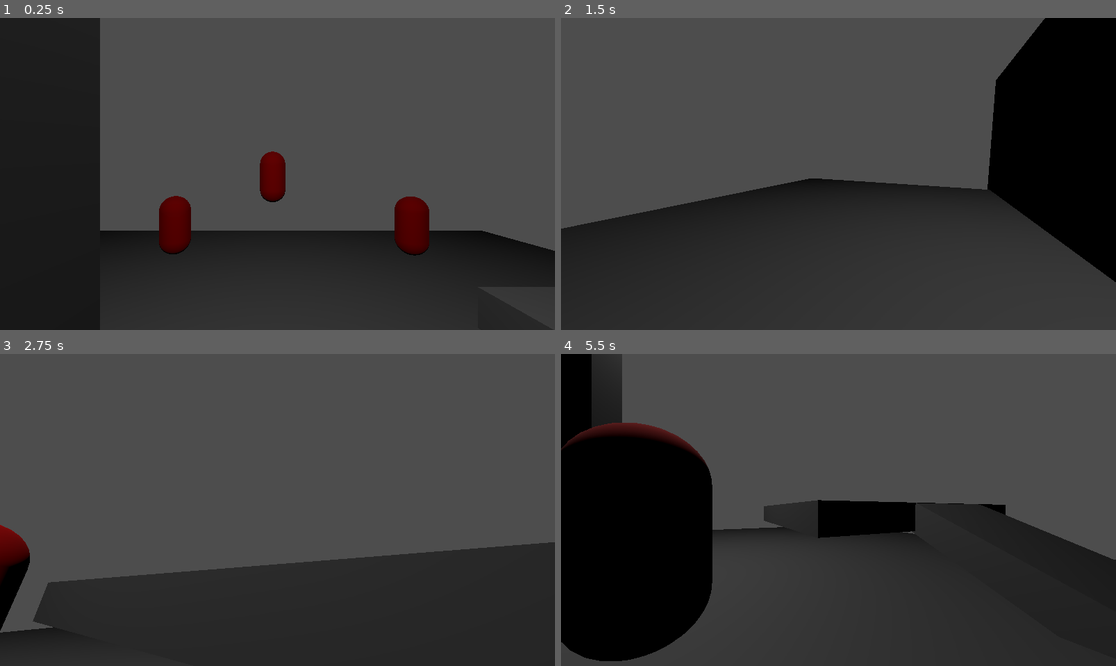
Above: before the commit, frames 1-4 (two rows, left to right).
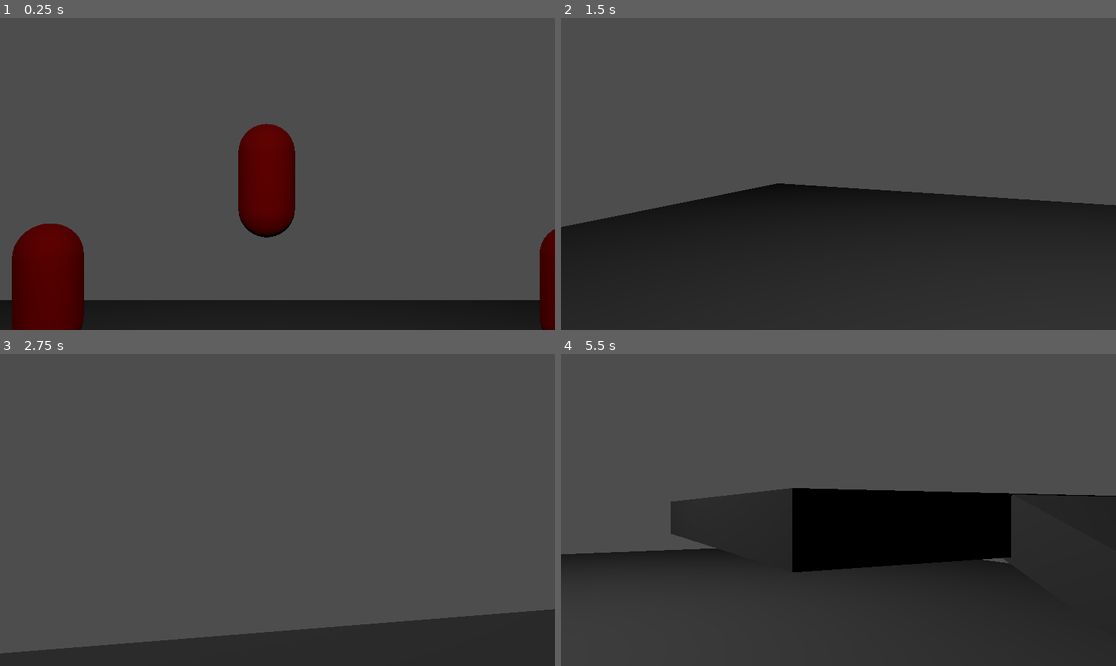
Above: after the commit, the same moments.

Repository: EstebanGonzalez20/Shattered-Echoes
Game: Godot game, scene res://Testing/Enemies_AI/test_enemies.tscn
Two runs of this game, one before a commit and one after it. Both use one fixed random seed, a clock stepped at 60 frames per second and the inputs below.
Inputs (mouse positions are in pixels of both pictures, inside the frame that each line leads up to):
- Up to frame 1 (0.25 s): no input
- Up to frame 2 (1.5 s): move the mouse to (866, 174) at 0.52 s; hold W (move_forward) from 0.53 s (still down); click (866, 174) at 0.6 s; tap Space (jump) at 0.77 s; move the mouse to (810, 174) at 1.27 s; right-click (810, 174) at 1.35 s
- Up to frame 3 (2.75 s): keep holding W (move_forward); tap Space (jump) at 1.52 s; move the mouse to (288, 503) at 2.02 s; click (288, 503) at 2.1 s
- Up to frame 4 (5.5 s): keep holding W (move_forward); move the mouse to (832, 516) at 2.77 s; right-click (832, 516) at 2.85 s; tap Space (jump) at 3.02, 3.77, 4.52 s; move the mouse to (877, 513) at 3.52 s; click (877, 513) at 3.6 s; move the mouse to (794, 506) at 4.27 s; right-click (794, 506) at 4.35 s; move the mouse to (844, 510) at 5.02 s; click (844, 510) at 5.1 s

The runs differ from the first frame. In frame 1, 39% of the frame differs, in the area x 0-100%, y 0-100%; in frame 2, 16%; in frame 3, 22%; in frame 4, 33%.

Commit message:
feature: xdddd

Diff:
--- a/Content/Characters/player.tscn
+++ b/Content/Characters/player.tscn
@@ -16,6 +16,7 @@
 [ext_resource type="Script" uid="uid://ckn4rlnpkmfxs" path="res://Engine/Components/Resource/Stadistics/health.gd" id="12_lidmn"]
 [ext_resource type="Script" uid="uid://du6uxk4qcsk8" path="res://Engine/Components/Resource/Stadistics/healing.gd" id="14_0awg1"]
 [ext_resource type="Script" uid="uid://bvugimqgg43aw" path="res://Engine/Components/Node/hurtbox.gd" id="14_ec6tw"]
+[ext_resource type="Script" uid="uid://daw3j3frmisye" path="res://Engine/Components/Node/Gameplay/Inventory.gd" id="17_jdigc"]
 
 [sub_resource type="Resource" id="Resource_piaqt"]
 script = ExtResource("5_jdigc")
@@ -88,6 +89,7 @@
 transform = Transform3D(1, 0, 0, 0, 1, 0, 0, 0, 1, 0, 0.5, 0)
 
 [node name="Camera3D" type="Camera3D" parent="Head" unique_id=1375604234]
+fov = 37.849285
 
 [node name="EntityComponent" type="Node" parent="." unique_id=486308515]
 script = ExtResource("1_pku2s")
@@ -99,6 +101,9 @@
 [node name="Hurtbox" type="Node" parent="EntityComponent" unique_id=85451404]
 script = ExtResource("14_ec6tw")
 
+[node name="Inventory" type="Node" parent="EntityComponent" unique_id=1420736961]
+script = ExtResource("17_jdigc")
+
 [node name="CollisionShape3D" type="CollisionShape3D" parent="." unique_id=1704074740]
 shape = SubResource("BoxShape3D_2dcui")
 
--- /dev/null
+++ b/Content/Items/Passive/xd.gd
@@ -0,0 +1,4 @@
+class_name xd extends PassiveItem
+
+func on_stack_changed(owner : EntityComponent, newStack : int):
+	print("funciona")
--- /dev/null
+++ b/Content/Items/Passive/xd.tres
@@ -0,0 +1,16 @@
+[gd_resource type="Resource" script_class="xd" format=3 uid="uid://cbn6e41p22xsk"]
+
+[ext_resource type="Script" uid="uid://dngyknjkra43b" path="res://Content/Items/Passive/xd.gd" id="1_0qv7b"]
+[ext_resource type="Texture2D" uid="uid://blbv5o3hy68jo" path="res://Content/Items/Passive/testitem4.png" id="2_1bdwd"]
+
+[sub_resource type="CompressedTexture2D" id="CompressedTexture2D_1bdwd"]
+load_path = "res://.godot/imported/testitem4.png-3ab36d8b82be4d738e7c2d55bc7eda72.s3tc.ctex"
+
+[resource]
+script = ExtResource("1_0qv7b")
+id = &"xd"
+name = "xd"
+description = "aaa"
+icon = ExtResource("2_1bdwd")
+pickup_texture = SubResource("CompressedTexture2D_1bdwd")
+metadata/_custom_type_script = "uid://dngyknjkra43b"
--- /dev/null
+++ b/Content/Items/Pools/aaa.tres
@@ -0,0 +1,10 @@
+[gd_resource type="Resource" script_class="ItemPool" format=3 uid="uid://cqj7v0itmbiqh"]
+
+[ext_resource type="Script" path="res://Engine/Resources/Item.gd" id="1_ehanp"]
+[ext_resource type="Resource" uid="uid://cbn6e41p22xsk" path="res://Content/Items/Passive/xd.tres" id="2_h8q0l"]
+[ext_resource type="Script" uid="uid://hrao22aybcej" path="res://Game/Scripts/Utils/Items/ItemPool.gd" id="2_rk7s0"]
+
+[resource]
+script = ExtResource("2_rk7s0")
+entries = Array[ExtResource("1_ehanp")]([ExtResource("2_h8q0l")])
+metadata/_custom_type_script = "uid://hrao22aybcej"
--- a/Engine/Components/Resource/Gameplay/Inventory.gd
+++ b/Engine/Components/Node/Gameplay/Inventory.gd
@@ -1,4 +1,7 @@
 class_name Inventory extends NodeComponent
+
+func get_type() -> StringName:
+	return &"Inventory"
 
 ## Diccionario que almacena los objetos pasivos, utiliza las id de los objetos como llave y almacena la cantidad de copias que hay de ese objeto.
 var passive_items: Dictionary[StringName, Dictionary] = {}  # StringName -> {resource: Item, count: int}
--- a/Engine/Resources/Item.gd
+++ b/Engine/Resources/Item.gd
@@ -10,8 +10,14 @@
 ## Nombre del objeto que se le muestra al jugador.
 @export var name : String
 
-## Sprite que se muestra en el juego, más adelante se cambiara por un modelo 3D.
-@export var sprite : Texture2D
-
 ## Descripción del objeto que se le muestra al jugador.
 @export var description : String
+
+## Icono que representa al item en los menus.
+@export var icon: Texture2D
+
+## Usar mientras el ítem se representa como sprite (Sprite3D)
+@export var pickup_texture: Texture2D
+
+## Usar cuando el ítem tenga un modelo 3D completo (reemplaza a pickup_texture si está presente)
+@export var pickup_model: PackedScene
--- a/Engine/Resources/PassiveItem.gd
+++ b/Engine/Resources/PassiveItem.gd
@@ -3,3 +3,6 @@
 
 ## Eventos a los que el objeto está subscrito, cuando estos eventos ocurran el objeto será llamado y aplicara sus efectos correspondientes al evento.
 @export var hooks : Array[Globals.EventHooks]
+
+func on_stack_changed(owner : EntityComponent, newStack : int):
+	pass
--- a/Game/Scripts/Utils/Items/ItemPickup.gd
+++ b/Game/Scripts/Utils/Items/ItemPickup.gd
@@ -7,25 +7,80 @@
 @onready var visual: Sprite3D = $Sprite3D
 ## Area que detecta colisión con otras entidades.
 @onready var _detection_area: Area3D = $DetectionArea
+## Area que detecta al jugador para mostrar o no el tooltip.
+@onready var _tooltip_area: Area3D = $TooltipArea
+
+## Flag que verifica la proximidad del usuario para mostrar el tooltip.
+var _player_nearby: bool = false
+## Flag que verifica el hover del mouse para mostrar el tooltip.
+var _mouse_hovering: bool = false
 
 func _ready() -> void:
 	_spawn_visual()
 	_detection_area.body_entered.connect(_on_body_entered)
+	_tooltip_area.body_entered.connect(_on_player_entered)
+	_tooltip_area.body_exited.connect(_on_player_exited)
+	_tooltip_area.mouse_entered.connect(_on_mouse_entered)
+	_tooltip_area.mouse_exited.connect(_on_mouse_exited)
+	_tooltip_area.input_ray_pickable = true
 
 func _spawn_visual() -> void:
-	if item == null or item.sprite == null:
-		push_warning("ItemPickup sin item o sin pickup_model asignado: %s" % name)
+	if item == null:
+		push_warning("ItemPickup sin item asignado: %s" % name)
 		return
 
-	var visual: Sprite3D = item.sprite.instantiate()
+	if item.pickup_model != null:
+		# Modelo 3D completo: se instancia aparte y se oculta el sprite fijo
+		visual.hide()
+		var model: Node3D = item.pickup_model.instantiate()
+		add_child(model)
+	elif item.pickup_texture != null:
+		# Sprite simple: se usa el Sprite3D que ya trae la escena
+		visual.texture = item.pickup_texture
+		visual.scale.x *= 3
+		visual.scale.y *= 3
+		visual.texture_filter = BaseMaterial3D.TEXTURE_FILTER_NEAREST
+	else:
+		push_warning("Item '%s' no tiene pickup_texture ni pickup_model asignado" % item.id)
 
 func _on_body_entered(body: Node3D) -> void:
 	# Duck typing: cualquier cosa con un Inventory accesible puede recoger.
 	# Evita acoplar el pickup a una clase Player concreta.
-	var entity : EntityComponent = body.get_node("EntityComponent")
-	if not entity.has_component(&"Inventory"):
-		return
+	if body.has_node("EntityComponent"):
+		var entity : EntityComponent = body.get_node("EntityComponent")
+		if not entity.has_component(&"Inventory"):
+			return
 
-	var inventory: Inventory = entity.get_component(&"Inventory")
-	inventory.add_passive_item(item)
-	queue_free()
+		var inventory: Inventory = entity.get_component(&"Inventory")
+		inventory.add_passive_item(item)
+		queue_free()
+
+func _on_player_entered(body: Node3D) -> void:
+	if body.has_node("Inventory"):
+		_player_nearby = true
+		_update_tooltip()
+
+func _on_player_exited(body: Node3D) -> void:
+	if body.has_node("Inventory"):
+		_player_nearby = false
+		_update_tooltip()
+
+func _on_mouse_entered() -> void:
+	_mouse_hovering = true
+	_update_tooltip()
+
+func _on_mouse_exited() -> void:
+	_mouse_hovering = false
+	_update_tooltip()
+
+func _update_tooltip() -> void:
+	if _player_nearby and _mouse_hovering:
+		ItemTooltip.show_for(item)
+	else:
+		ItemTooltip.hide_tooltip()
+
+func _exit_tree() -> void:
+	# si el pickup se destruye (lo recogen) mientras el tooltip lo muestra,
+	# hay que esconderlo explícitamente o queda pegado en pantalla
+	if _mouse_hovering and _player_nearby:
+		ItemTooltip.hide_tooltip()
--- a/Game/Scripts/Utils/Items/ItemSpawnPoint.gd
+++ b/Game/Scripts/Utils/Items/ItemSpawnPoint.gd
@@ -6,7 +6,7 @@
 
 const ITEM_PICKUP_SCENE: PackedScene = preload("res://Game/scenes/Utils/ItemPickup.tscn")
 
-func spawn() -> void:
+func _ready() -> void:
 	if pool == null:
 		push_warning("ItemSpawnPoint sin pool asignado: %s" % name)
 		return
@@ -16,8 +16,8 @@
 		return
 
 	var pickup: ItemPickup = ITEM_PICKUP_SCENE.instantiate()
-	pickup.item = chosen_item  # se asigna ANTES de entrar al árbol
-	get_parent().add_child(pickup)
-	pickup.global_position = global_position
+	pickup.item = chosen_item
+	pickup.transform = transform  # se copia ANTES de entrar al árbol, no requiere estar en el tree
 
-	queue_free()  # el marcador se reemplaza por el pickup real
+	get_parent().add_child.call_deferred(pickup)
+	queue_free()
--- /dev/null
+++ b/Game/Scripts/ui/ItemTooltip.gd
@@ -0,0 +1,24 @@
+extends Control
+
+@onready var _panel: Control = $Panel
+@onready var _name_label: Label = $Panel/VBoxContainer/NameLabel
+@onready var _quality_label: Label = $Panel/VBoxContainer/QualityLabel
+@onready var _description_label: Label = $Panel/VBoxContainer/DescriptionLabel
+
+func _ready() -> void:
+	_panel.hide()
+
+## Muestra el tooltip con la información del item que se le pase.
+func show_for(item: Item) -> void:
+	_name_label.text = item.display_name
+	_quality_label.text = Globals.ItemQuality.keys()[item.quality]
+	_description_label.text = item.description
+	_panel.show()
+
+## Esconde el tooltip.
+func hide_tooltip() -> void:
+	_panel.hide()
+
+func _process(_delta: float) -> void:
+	if _panel.visible:
+		_panel.global_position = get_viewport().get_mouse_position() + Vector2(16, 16)
--- a/Game/scenes/Utils/ItemPickup.tscn
+++ b/Game/scenes/Utils/ItemPickup.tscn
@@ -3,15 +3,27 @@
 [ext_resource type="Script" uid="uid://bjvkq5fblfcx8" path="res://Game/Scripts/Utils/Items/ItemPickup.gd" id="1_ntmvs"]
 
 [sub_resource type="SphereShape3D" id="SphereShape3D_u04hk"]
-radius = 1.0
+
+[sub_resource type="SphereShape3D" id="SphereShape3D_ntmvs"]
+radius = 2.0
 
 [node name="ItemPickup" type="Node3D" unique_id=991594032]
 script = ExtResource("1_ntmvs")
 
 [node name="DetectionArea" type="Area3D" parent="." unique_id=1409833875]
+collision_layer = 16
+collision_mask = 2
 
 [node name="CollisionShape3D" type="CollisionShape3D" parent="DetectionArea" unique_id=554896498]
+transform = Transform3D(1.5, 0, 0, 0, 1.5, 0, 0, 0, 1.5, 0, 0, 0)
 shape = SubResource("SphereShape3D_u04hk")
 
 [node name="Sprite3D" type="Sprite3D" parent="." unique_id=544978407]
 billboard = 1
+
+[node name="TooltipArea" type="Area3D" parent="." unique_id=547736554]
+collision_layer = 16
+collision_mask = 2
+
+[node name="CollisionShape3D" type="CollisionShape3D" parent="TooltipArea" unique_id=1291835558]
+shape = SubResource("SphereShape3D_ntmvs")
--- /dev/null
+++ b/Game/scenes/ui/hud/ItemTooltip.tscn
@@ -0,0 +1,31 @@
+[gd_scene format=3 uid="uid://b0c6ag54bviid"]
+
+[ext_resource type="Script" uid="uid://stwrvxonnspb" path="res://Game/Scripts/ui/ItemTooltip.gd" id="1_0m4ou"]
+
+[node name="ItemTooltip" type="Control" unique_id=252018889]
+layout_mode = 3
+anchors_preset = 15
+anchor_right = 1.0
+anchor_bottom = 1.0
+grow_horizontal = 2
+grow_vertical = 2
+script = ExtResource("1_0m4ou")
+
+[node name="Panel" type="Control" parent="." unique_id=9241547]
+anchors_preset = 0
+offset_right = 40.0
+offset_bottom = 40.0
+
+[node name="VBoxContainer" type="VBoxContainer" parent="Panel" unique_id=2102431587]
+layout_mode = 0
+offset_right = 290.0
+offset_bottom = 189.0
+
+[node name="NameLabel" type="Label" parent="Panel/VBoxContainer" unique_id=1578819327]
+layout_mode = 2
+
+[node name="QualityLabel" type="Label" parent="Panel/VBoxContainer" unique_id=1327113121]
+layout_mode = 2
+
+[node name="DescriptionLabel" type="Label" parent="Panel/VBoxContainer" unique_id=1398335764]
+layout_mode = 2
--- /dev/null
+++ b/Testing/TestItems.tscn
@@ -0,0 +1,23 @@
+[gd_scene format=3 uid="uid://bop55wgsefbjn"]
+
+[ext_resource type="Script" uid="uid://csvfsgxthaavm" path="res://Game/controller.gd" id="1_wx5j7"]
+[ext_resource type="PackedScene" uid="uid://bpj4ct6sdsxmd" path="res://Content/Characters/player.tscn" id="2_kn6c4"]
+[ext_resource type="PackedScene" uid="uid://cvom8x8jx8l1m" path="res://Game/scenes/Utils/ItemSpawnPoint.tscn" id="3_5nrpg"]
+[ext_resource type="Resource" uid="uid://cqj7v0itmbiqh" path="res://Content/Items/Pools/aaa.tres" id="4_vgvj0"]
+
+[node name="TestItems" type="Node3D" unique_id=308486388]
+
+[node name="CSGBox3D" type="CSGBox3D" parent="." unique_id=338802127]
+use_collision = true
+collision_layer = 2
+size = Vector3(20, 0.5, 20)
+
+[node name="Player" parent="." unique_id=1584554695 instance=ExtResource("2_kn6c4")]
+transform = Transform3D(1, 0, 0, 0, 1, 0, 0, 0, 1, 0, 2.80747, 3.7152233)
+
+[node name="SystemsController" type="Node" parent="." unique_id=60410057]
+script = ExtResource("1_wx5j7")
+
+[node name="ItemSpawnPoint" parent="." unique_id=791236795 instance=ExtResource("3_5nrpg")]
+transform = Transform3D(1, 0, 0, 0, 1, 0, 0, 0, 1, 0, 0.71577114, -2.4827266)
+pool = ExtResource("4_vgvj0")
--- a/project.godot
+++ b/project.godot
@@ -23,6 +23,7 @@
 
 Global="*uid://dqaajrj3jp2rk"
 SignalBus="*uid://d2dca1e57mt74"
+ItemTooltip="*uid://b0c6ag54bviid"
 
 [global_group]
 
@@ -109,6 +110,10 @@
 3d_physics/layer_4="Projectiles"
 3d_physics/layer_5="Pickups"
 
+[rendering]
+
+textures/canvas_textures/default_texture_filter=0
+
 [shader_globals]
 
 color_light_count={
Binary file added: Content/Items/Passive/testitem4.png
Not shown, added: Content/Items/Passive/testitem4.png.import
Not shown, added: Content/Items/Passive/xd.gd.uid
Renamed: Engine/Components/Resource/Gameplay/Inventory.gd.uid -> Engine/Components/Node/Gameplay/Inventory.gd.uid
Not shown, added: Game/Scripts/ui/ItemTooltip.gd.uid
